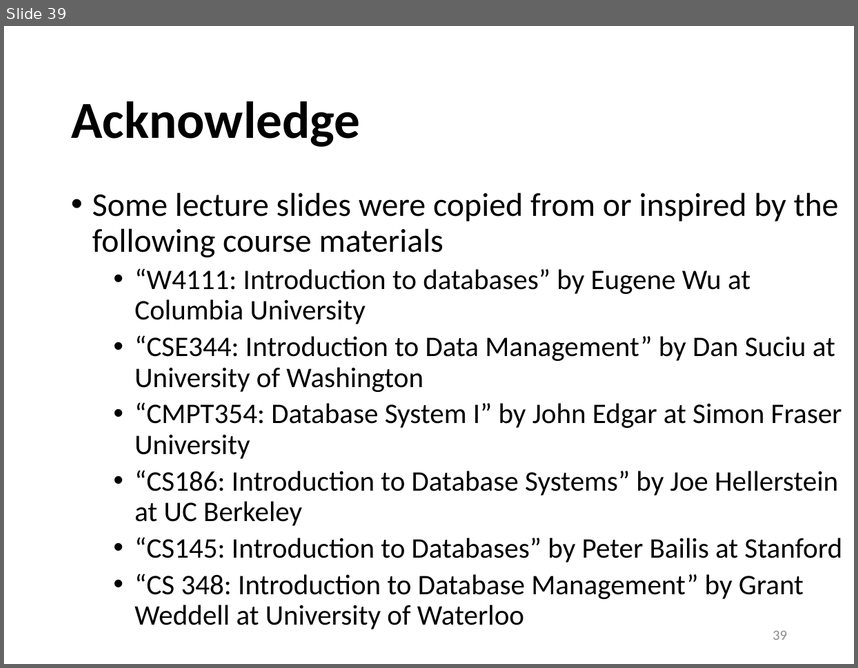
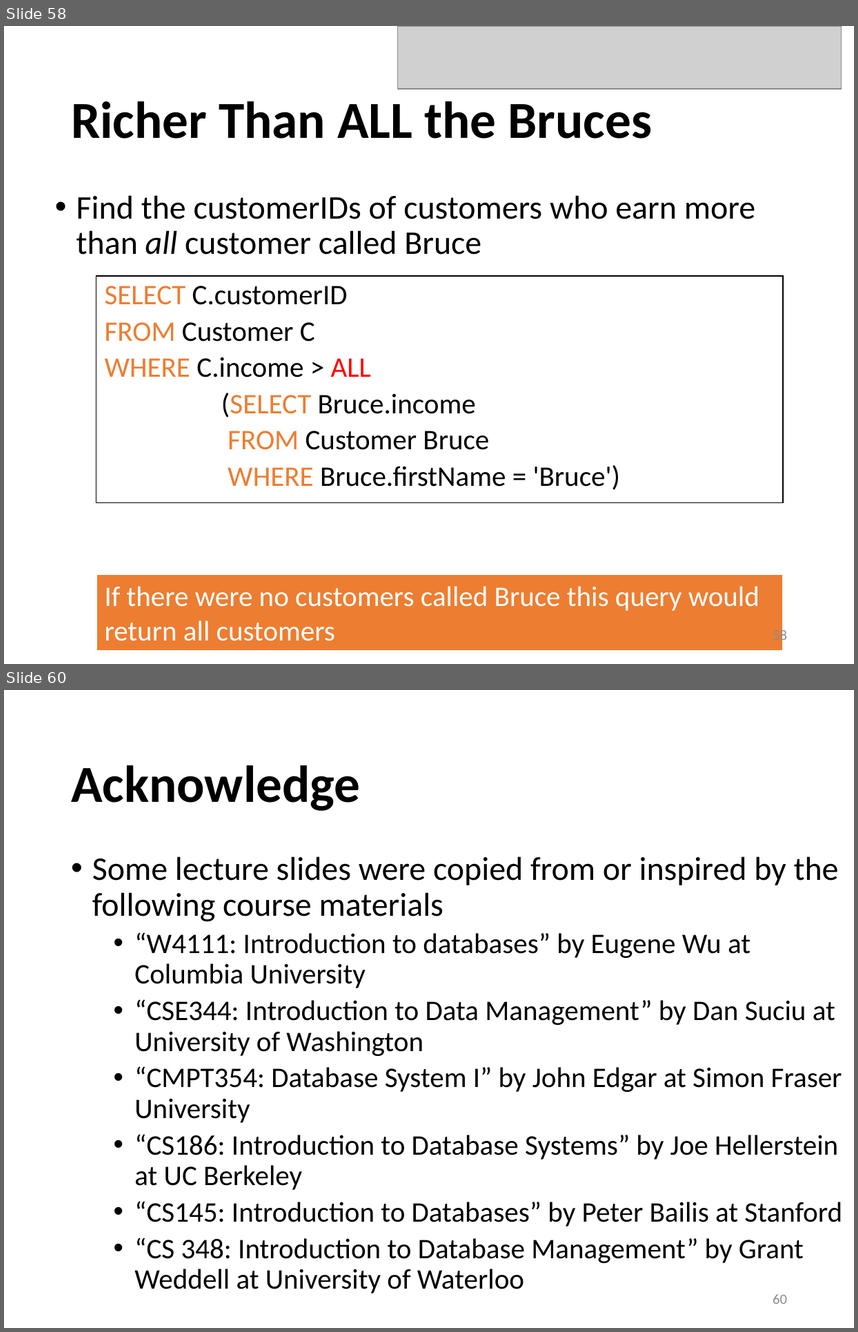
Before and after one commit to sfu-db/cmpt354, a slide deck: Lectures/lec4-sql-advanced.pptx. Shown one above the other, each under a label of ours: slide 39 before the commit, slides 58 and 60 after it; the slides between them are not shown. The pictures are 858x668 and 858x1332 pixels, drawn with LibreOffice and Linux fonts; fonts in the diff are those of the drawing; grey boxes stand for pictures. Boxes give left, top, right and bottom in pixels: in the first picture for what was removed or moved away, otherwise in the second. Text is boxed around its words. In the diff, an @@ line names an element or a change of style, - is before the commit and + after.

```diff
--- a/Lectures/lec4-sql-advanced.pptx
+++ b/Lectures/lec4-sql-advanced.pptx
@@ slide 58 added at (4, 26, 854, 664), background #FFFFFF @@
@@ picture added at (397, 26, 842, 89) @@
@@ title added at (71, 101, 653, 138), 44 pt, text #000000, bold @@
+Richer Than ALL the Bruces
@@ text added at (76, 195, 755, 254), 28 pt, text #000000 @@
+• Find the customerIDs of customers who earn more than all customer called Bruce
@@ rectangle added at (96, 276, 783, 503), fill #FFFFFF, outline #000000 1 pt, 24 pt, text #000000 @@
+SELECT C.customerID
+FROM Customer C
+WHERE C.income > ALL
+(SELECT Bruce.income
+FROM Customer Bruce
+WHERE Bruce.firstName = 'Bruce')
@@ rectangle added at (96, 573, 783, 651), fill #ED7D31, outline #FFFFFF 1.5 pt, 24 pt, text #FFFFFF @@
+If there were no customers called Bruce this query would return all customers
@@ page number added at (773, 628, 787, 644), 12 pt, text #8C8C8C @@
+58
@@ what was slide 39 is now slide 60 @@
@@ page number at (773, 1294, 787, 1303): text changed @@
-39
+60
```
Also in this commit, not shown: 3 slides changed, 20 other slides added, 3 slides removed, 1 other file.
